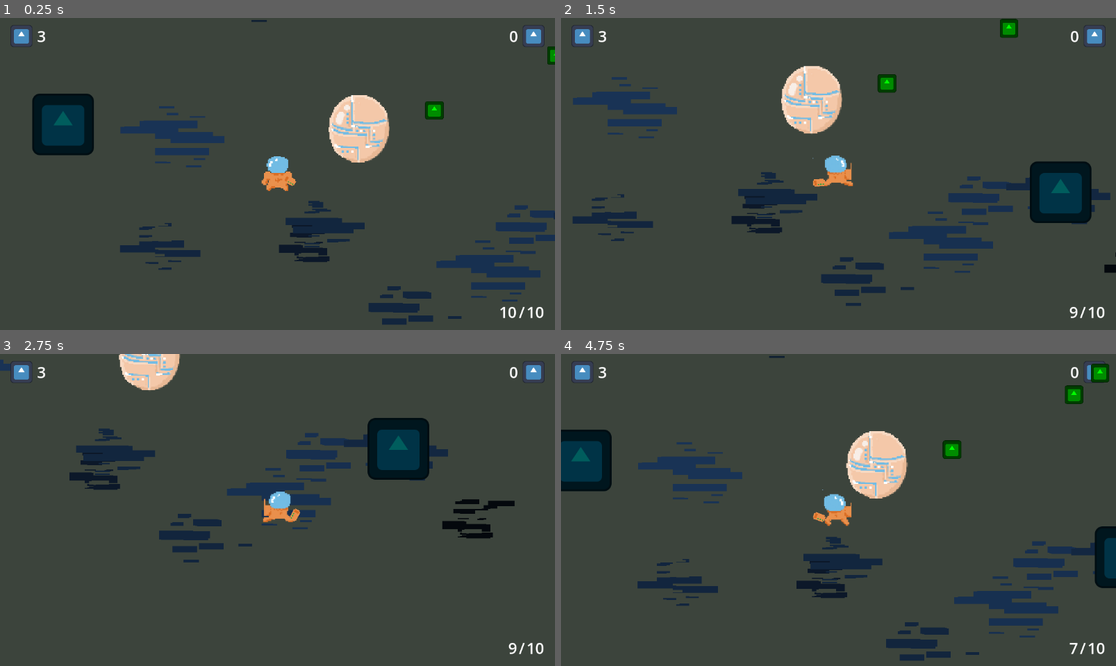
Above: before the commit, frames 1-4 (two rows, left to right).
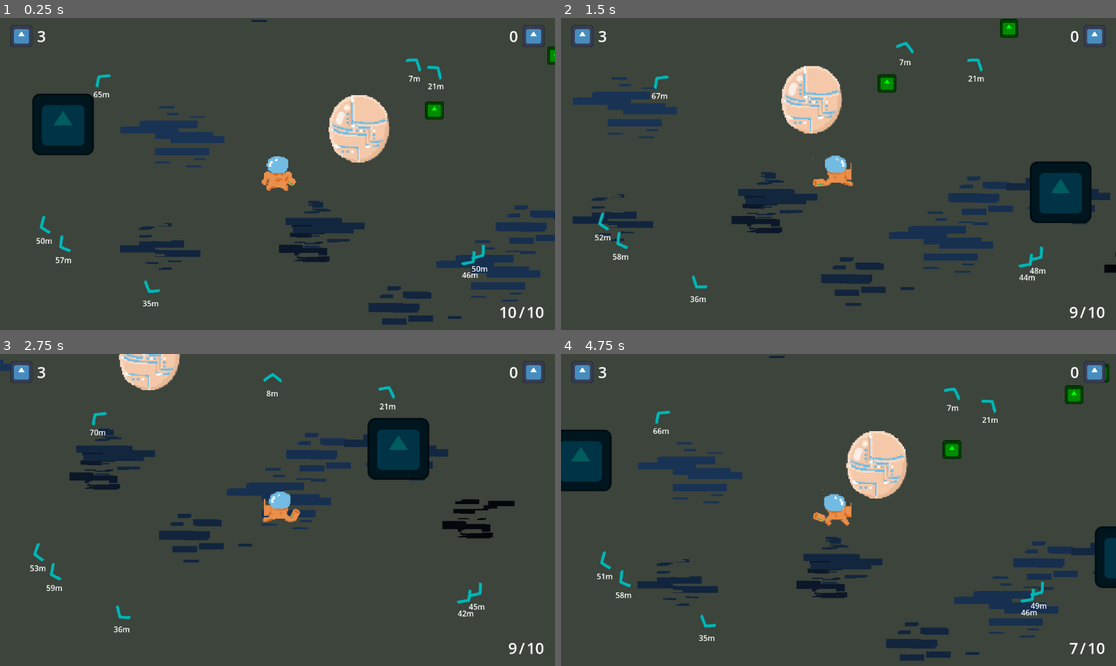
Above: after the commit, the same moments.

Repository: DeepRestGames/pirate-software-game-jam-17
Game: Godot game, scene res://Scenes/LittleMainGameScene.tscn
The game is run twice, just before and just after one commit, with the same random seed, the same clock (stepped at 60 frames per second) and the same inputs. The engine's default icon, where the game draws it, is replaced by a stand-in: a white triangle on a blue panel in a dark square.
Inputs (mouse positions are in pixels of both pictures, inside the frame that each line leads up to):
- Up to frame 1 (0.25 s): no input
- Up to frame 2 (1.5 s): move the mouse to (960, 158) at 0.52 s; hold D (move_right) 0.53-1.28 s; hold P (drink_potion) 0.53-1.28 s; move the mouse to (727, 189) at 1.27 s; hold S (move_down) from 1.28 s (still down); click (727, 189) at 1.35 s
- Up to frame 3 (2.75 s): move the mouse to (333, 441) at 2.02 s; release S (move_down) at 2.03 s; hold D (move_right) from 2.03 s (still down); hold P (drink_potion) from 2.03 s (still down)
- Up to frame 4 (4.75 s): move the mouse to (810, 572) at 2.77 s; release D (move_right) at 2.78 s; release P (drink_potion) at 2.78 s; hold W (move_up) 2.78-3.53 s; click (810, 572) at 2.85 s; move the mouse to (1005, 556) at 3.52 s; hold P (drink_potion) 3.53-4.28 s; hold A (move_left) from 3.53 s (still down); move the mouse to (672, 463) at 4.27 s; click (672, 463) at 4.35 s

The runs differ from the first frame. In frame 1, 0.6% of the frame differs, in the area x 6-88%, y 12-93%; in frame 2, 0.6%; in frame 3, 0.6%; in frame 4, 0.7%, in the area x 6-99%, y 3-92%.

Commit message:
Arrow hints for ship and powerup chips

Diff:
--- a/if_onlyone_savemission/Scenes/LittleMainGameScene.tscn
+++ b/if_onlyone_savemission/Scenes/LittleMainGameScene.tscn
@@ -42,6 +42,8 @@
 vframes = 2
 frame = 13
 
+[node name="SpareConsumables" type="Node2D" parent="."]
+
 [node name="Player" parent="." instance=ExtResource("3_t5ngo")]
 position = Vector2(-166, 89)
 
@@ -58,5 +60,3 @@
 [node name="ExpeditionGenerator" type="Node2D" parent="."]
 script = ExtResource("7_nlbeb")
 environmental_obstacles = Array[PackedScene]([ExtResource("8_vyipi"), ExtResource("9_vx5l4")])
-
-[node name="SpareConsumables" type="Node2D" parent="ExpeditionGenerator"]
--- /dev/null
+++ b/if_onlyone_savemission/Scenes/UI/ArrowHintPowerup.tscn
@@ -0,0 +1,38 @@
+[gd_scene load_steps=3 format=3 uid="uid://c04t44e7s7kf4"]
+
+[ext_resource type="Script" uid="uid://dli2w0tkeej1m" path="res://Scripts/UI/ArrowHintPowerupChip.gd" id="1_0avtt"]
+[ext_resource type="Texture2D" uid="uid://diyaie56mgt0a" path="res://Assets/UITextures/ArrowC.png" id="2_pbnol"]
+
+[node name="ArrowHintPowerup" type="Control"]
+layout_mode = 3
+anchors_preset = 8
+anchor_left = 0.5
+anchor_top = 0.5
+anchor_right = 0.5
+anchor_bottom = 0.5
+offset_left = -20.0
+offset_top = -20.0
+offset_right = 20.0
+offset_bottom = 20.0
+grow_horizontal = 2
+grow_vertical = 2
+script = ExtResource("1_0avtt")
+
+[node name="ArrowTexture" type="TextureRect" parent="."]
+modulate = Color(0, 0.717995, 0.717996, 1)
+layout_mode = 0
+offset_right = 40.0
+offset_bottom = 40.0
+pivot_offset = Vector2(20, 20)
+texture = ExtResource("2_pbnol")
+stretch_mode = 5
+flip_h = true
+
+[node name="DistanceLabel" type="Label" parent="."]
+layout_mode = 0
+offset_top = 40.0
+offset_right = 40.0
+offset_bottom = 63.0
+text = "10m"
+horizontal_alignment = 1
+vertical_alignment = 1
--- a/if_onlyone_savemission/Scenes/UI/HUD.tscn
+++ b/if_onlyone_savemission/Scenes/UI/HUD.tscn
@@ -1,9 +1,12 @@
-[gd_scene load_steps=5 format=3 uid="uid://b8e4ms8gpa7de"]
+[gd_scene load_steps=8 format=3 uid="uid://b8e4ms8gpa7de"]
 
 [ext_resource type="Script" uid="uid://cls3l3tvbwhrv" path="res://Scripts/UI/AmmoCounter.gd" id="1_omqfp"]
 [ext_resource type="Texture2D" uid="uid://cv8hmxb7wdyar" path="res://icon.svg" id="2_qc5w2"]
 [ext_resource type="Script" uid="uid://bore17jo71by6" path="res://Scripts/UI/FabricatorMaterialCounter.gd" id="2_xaom8"]
 [ext_resource type="Script" uid="uid://ykgqogdlqidp" path="res://Scripts/UI/HPCounter.gd" id="4_4bm6u"]
+[ext_resource type="Script" uid="uid://dmqrx6bkvm48c" path="res://Scripts/UI/ArrowHintsManager.gd" id="5_d2sja"]
+[ext_resource type="Script" uid="uid://ck6vs1q2qt8yj" path="res://Scripts/UI/ArrowHintShip.gd" id="5_lelo4"]
+[ext_resource type="Texture2D" uid="uid://diyaie56mgt0a" path="res://Assets/UITextures/ArrowC.png" id="5_ykvyr"]
 
 [node name="HUD" type="Control"]
 custom_minimum_size = Vector2(1152, 648)
@@ -103,3 +106,47 @@
 layout_mode = 2
 theme_override_font_sizes/font_size = 32
 text = "0"
+
+[node name="ArrowHints" type="Control" parent="."]
+layout_mode = 1
+anchors_preset = 15
+anchor_right = 1.0
+anchor_bottom = 1.0
+grow_horizontal = 2
+grow_vertical = 2
+mouse_filter = 1
+script = ExtResource("5_d2sja")
+
+[node name="ArrowHintShip" type="Control" parent="ArrowHints"]
+layout_mode = 1
+anchors_preset = 8
+anchor_left = 0.5
+anchor_top = 0.5
+anchor_right = 0.5
+anchor_bottom = 0.5
+offset_left = -20.0
+offset_top = -20.0
+offset_right = 20.0
+offset_bottom = 20.0
+grow_horizontal = 2
+grow_vertical = 2
+script = ExtResource("5_lelo4")
+
+[node name="ArrowTexture" type="TextureRect" parent="ArrowHints/ArrowHintShip"]
+modulate = Color(0.756525, 0.756525, 0, 1)
+layout_mode = 0
+offset_right = 40.0
+offset_bottom = 40.0
+pivot_offset = Vector2(20, 20)
+texture = ExtResource("5_ykvyr")
+stretch_mode = 5
+flip_h = true
+
+[node name="DistanceLabel" type="Label" parent="ArrowHints/ArrowHintShip"]
+layout_mode = 0
+offset_top = 40.0
+offset_right = 40.0
+offset_bottom = 63.0
+text = "10m"
+horizontal_alignment = 1
+vertical_alignment = 1
--- a/if_onlyone_savemission/Scripts/GameManagement/EventBus.gd
+++ b/if_onlyone_savemission/Scripts/GameManagement/EventBus.gd
@@ -52,27 +52,13 @@
 signal remove_fabricator_material(value)
 
 @warning_ignore("unused_signal")
+signal send_powerup_global_position(powerup_global_position)
+
+@warning_ignore("unused_signal")
 signal add_powerup_chip(value)
 
 @warning_ignore("unused_signal")
 signal remove_powerup_chip(value)
-
-
-# Interactables
-@warning_ignore("unused_signal")
-signal send_gateway_global_position(gateway_global_position)
-
-@warning_ignore("unused_signal")
-signal start_opening_gateway
-
-@warning_ignore("unused_signal")
-signal gateway_time_left(time_left)
-
-@warning_ignore("unused_signal")
-signal gateway_on_screen
-
-@warning_ignore("unused_signal")
-signal gateway_off_screen
 
 
 # Particles
--- a/if_onlyone_savemission/Scripts/GameManagement/ExpeditionGenerator.gd
+++ b/if_onlyone_savemission/Scripts/GameManagement/ExpeditionGenerator.gd
@@ -24,7 +24,7 @@
 const max_number_ground_tiles = 1000
 
 # Spare consumables
-@onready var spare_consumables_parent = $SpareConsumables
+@onready var spare_consumables_parent = $"../SpareConsumables"
 var fabricator_material_scene = preload("res://Scenes/Consumables/FabricatorMaterial.tscn")
 const min_number_fabricator_material = 50
 const max_number_fabricator_material = 200
@@ -139,3 +139,5 @@
 		var powerup_chip_instance = powerup_chip_scene.instantiate()
 		powerup_chip_instance.global_position = Vector2(x_coordinate, y_coordinate)
 		spare_consumables_parent.add_child(powerup_chip_instance)
+
+		EventBus.emit_signal("send_powerup_global_position", powerup_chip_instance.global_position)
--- /dev/null
+++ b/if_onlyone_savemission/Scripts/UI/ArrowHintPowerupChip.gd
@@ -0,0 +1,46 @@
+class_name ArrowHintPowerupChip
+extends Control
+
+
+const screen_margin = 30
+
+var starting_position: Vector2
+
+var player: Player
+@onready var arrow_texture = $ArrowTexture
+@onready var distance_label = $DistanceLabel
+
+var powerup_position: Vector2
+
+
+func _ready() -> void:
+	player = get_tree().get_first_node_in_group("Player")
+	starting_position = position
+
+
+func set_powerup_position(powerup_global_position: Vector2):
+	powerup_position = powerup_global_position
+	show()
+
+
+func update_distance_label() -> void:
+	var distance_to_powerup = int(player.global_position.distance_to(powerup_position) / 100)
+
+	if distance_to_powerup < 5:
+		hide()
+		return
+
+	show()
+	distance_label.text = ("%d" % distance_to_powerup) + "m"
+
+
+func update_arrow_position() -> void:
+	var powerup_direction = player.global_position.direction_to(powerup_position)
+
+	position = starting_position + (powerup_direction * starting_position) - (powerup_direction * Vector2(screen_margin, screen_margin))
+	arrow_texture.rotation = powerup_direction.angle()
+
+
+func _process(_delta: float) -> void:
+	update_arrow_position()
+	update_distance_label()
--- /dev/null
+++ b/if_onlyone_savemission/Scripts/UI/ArrowHintShip.gd
@@ -0,0 +1,40 @@
+extends Control
+
+
+const screen_margin = 30
+
+var starting_position: Vector2
+
+var player: Player
+@onready var arrow_texture = $ArrowTexture
+@onready var distance_label = $DistanceLabel
+
+var ship_position = Vector2.ZERO
+
+
+func _ready() -> void:
+	player = get_tree().get_first_node_in_group("Player")
+	starting_position = position
+
+
+func update_distance_label() -> void:
+	var distance_to_ship = int(player.global_position.distance_to(ship_position) / 100)
+
+	if distance_to_ship < 5:
+		hide()
+		return
+
+	show()
+	distance_label.text = ("%d" % distance_to_ship) + "m"
+
+
+func update_arrow_position() -> void:
+	var ship_direction = player.global_position.direction_to(ship_position)
+
+	position = starting_position + (ship_direction * starting_position) - (ship_direction * Vector2(screen_margin, screen_margin))
+	arrow_texture.rotation = ship_direction.angle()
+
+
+func _process(_delta: float) -> void:
+	update_arrow_position()
+	update_distance_label()
--- /dev/null
+++ b/if_onlyone_savemission/Scripts/UI/ArrowHintsManager.gd
@@ -0,0 +1,14 @@
+extends Control
+
+
+var arrow_hint_powerup_scene = preload("res://Scenes/UI/ArrowHintPowerup.tscn")
+
+
+func _ready() -> void:
+	EventBus.connect("send_powerup_global_position", add_powerup_arrow_hint)
+
+
+func add_powerup_arrow_hint(powerup_global_position) -> void:
+	var arrow_hint_instance = arrow_hint_powerup_scene.instantiate() as ArrowHintPowerupChip
+	arrow_hint_instance.powerup_position = powerup_global_position
+	add_child(arrow_hint_instance)
Binary file added: if_onlyone_savemission/Assets/UITextures/ArrowC.png
Not shown, added: if_onlyone_savemission/Assets/UITextures/ArrowC.png.import
Not shown, added: if_onlyone_savemission/Scripts/UI/ArrowHintPowerupChip.gd.uid
Not shown, added: if_onlyone_savemission/Scripts/UI/ArrowHintShip.gd.uid
Not shown, added: if_onlyone_savemission/Scripts/UI/ArrowHintsManager.gd.uid
